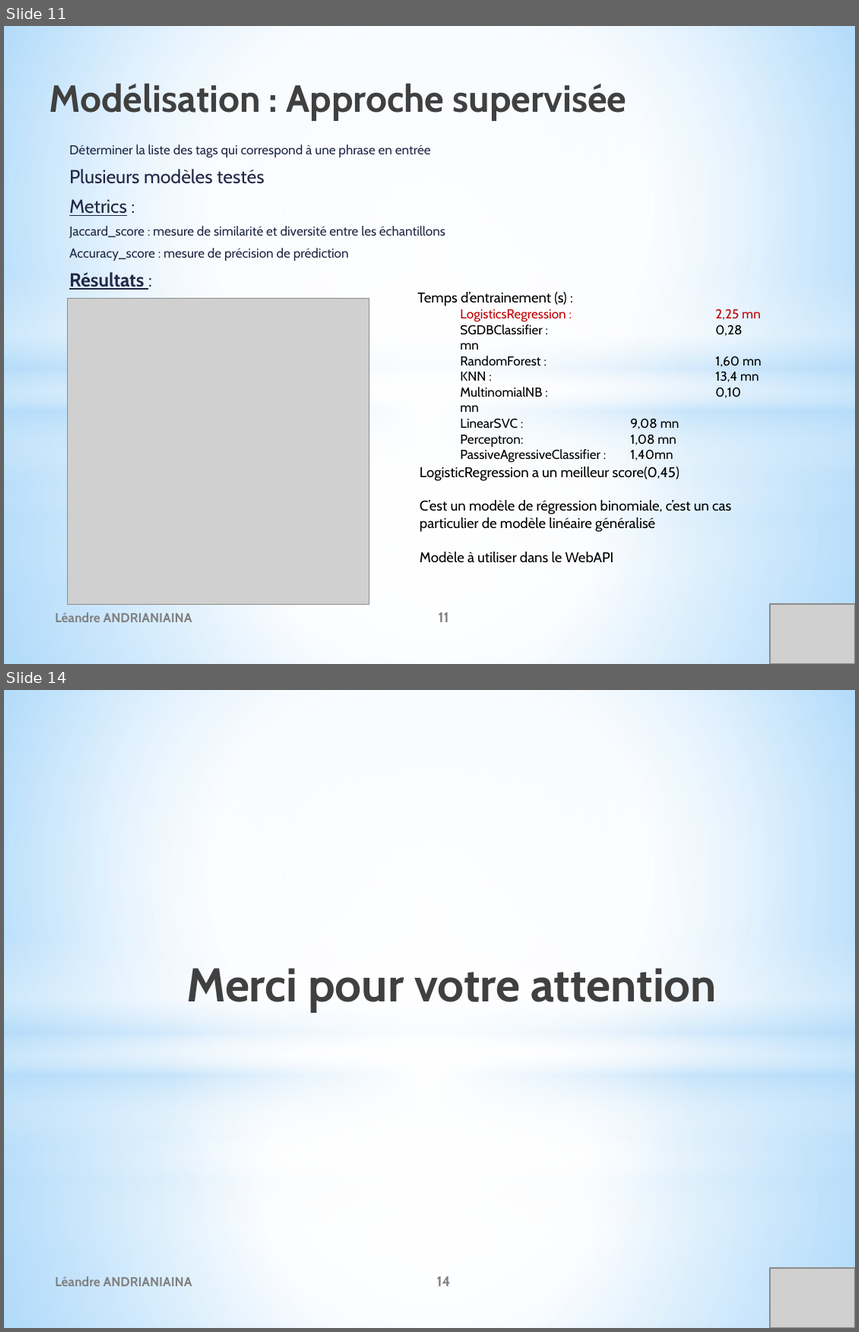
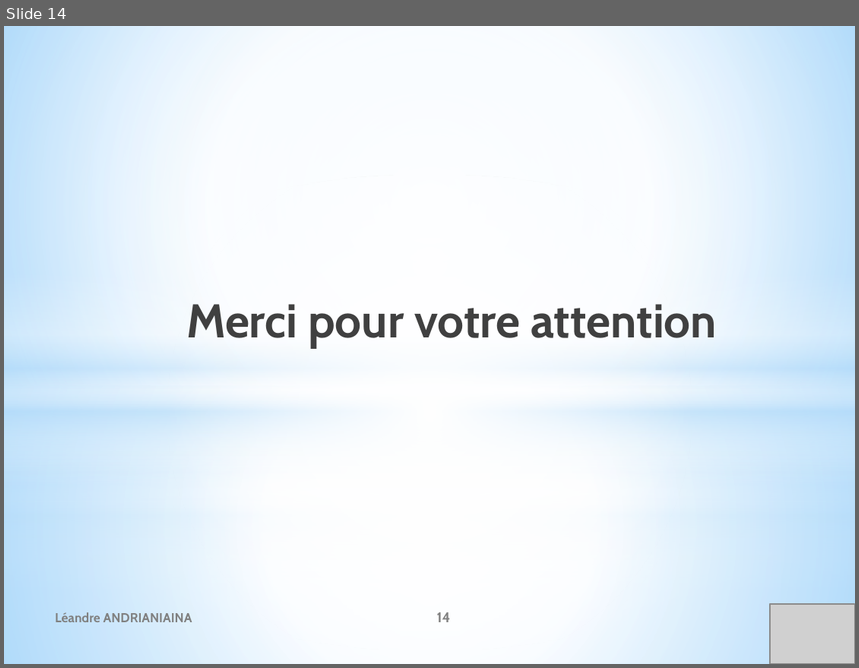
Before and after one commit to leandre12/houseprice, a slide deck: documents/P8_Presentationprojet.pptx. Shown one above the other, each under a label of ours: slides 11 and 14 before the commit, slide 14 after it; the slides between them are not shown. The pictures are 859x1332 and 859x668 pixels, drawn with LibreOffice and Linux fonts; fonts in the diff are those of the drawing; grey boxes stand for pictures. Boxes give left, top, right and bottom in pixels: in the first picture for what was removed or moved away, otherwise in the second. Text is boxed around its words. In the diff, an @@ line names an element or a change of style, - is before the commit and + after.

```diff
--- a/documents/P8_Presentationprojet.pptx
+++ b/documents/P8_Presentationprojet.pptx
@@ slide 11 removed at <box>4,26,855,664</box>, background gradient #9ED5FF to #FFFFFF to #5BB9FF; not listed: 8 template elements that a slide beside it also shows @@
@@ title removed at <box>50,83,627,119</box> @@
-Modélisation : Approche supervisée
@@ text removed at <box>69,145,446,290</box> @@
-Déterminer la liste des tags qui correspond à une phrase en entrée
-Plusieurs modèles testés
-Metrics :
-Jaccard_score : mesure de similarité et diversité entre les échantillons
-Accuracy_score : mesure de précision de prédiction
-Résultats :
@@ picture removed at <box>68,298,369,605</box> @@
@@ text removed at <box>417,292,762,461</box> @@
-Temps d’entrainement (s) :
-  LogisticsRegression : 2,25 mn
-  SGDBClassifier : 0,28 mn
-  RandomForest : 1,60 mn
-  KNN : 13,4 mn
-  MultinomialNB : 0,10 mn
-  LinearSVC : 9,08 mn
-  Perceptron: 1,08 mn
-  PassiveAgressiveClassifier : 1,40mn
@@ text removed at <box>420,467,731,563</box> @@
-LogisticRegression a un meilleur score(0,45)
-C’est un modèle de régression binomiale, c’est un cas particulier de modèle linéaire généralisé
-Modèle à utiliser dans le WebAPI
@@ text removed at <box>55,613,192,623</box> @@
-Léandre ANDRIANIAINA
@@ page number removed at <box>439,613,449,623</box> @@
-11
@@ picture removed at <box>770,604,855,664</box> @@
```
Also in this commit, not shown: 7 slides changed, 6 slides added, 5 other slides removed, 9 other files.
